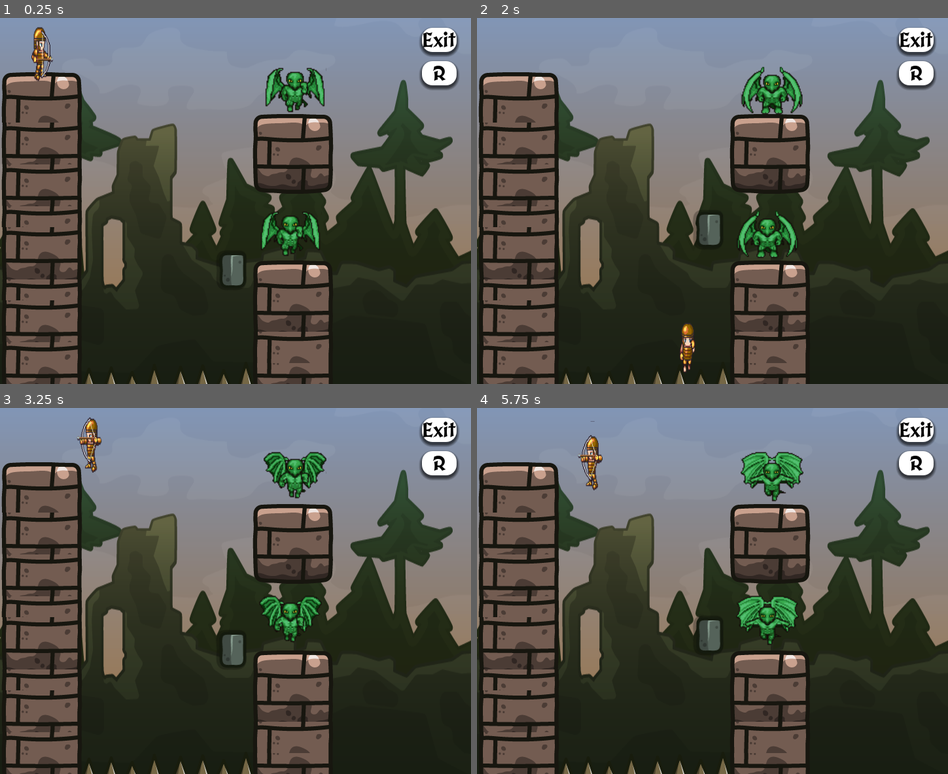
Above: before the commit, frames 1-4 (two rows, left to right).
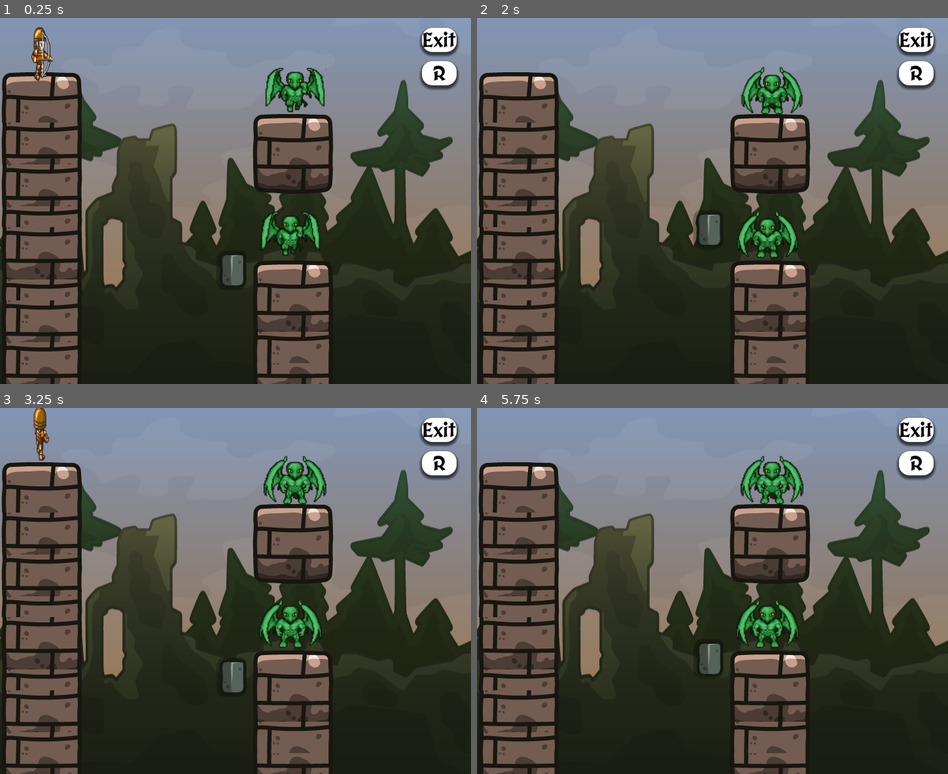
Above: after the commit, the same moments.

Repository: Vysubs28/360-No-Scope
Game: Godot game, scene res://Level/Level 2/Level2.tscn
Same seed, same stepped clock (60 frames per second), same inputs: the game is played once before the commit and once after it. This scene is started directly instead of the project's main scene.
Inputs:
- Up to frame 1 (0.25 s): no input
- Up to frame 2 (2 s): tap Enter (ui_accept) at 0.5, 0.77, 1.52 s; hold D (right) from 0.53 s (still down); tap Space (shoot) at 0.6 s; tap W (spin) at 1.35 s
- Up to frame 3 (3.25 s): release D (right) at 2.03 s; hold A (left) 2.03-2.78 s; tap Space (shoot) at 2.1 s; hold D (right) from 2.78 s (still down); tap W (spin) at 2.85 s; tap Enter (ui_accept) at 3.02 s
- Up to frame 4 (5.75 s): tap Space (shoot) at 3.6, 5.1 s; tap Enter (ui_accept) at 3.77, 4.52 s; release D (right) at 4.28 s; hold A (left) 4.28-5.03 s; tap W (spin) at 4.35 s; hold D (right) from 5.03 s (still down)

The runs differ from the first frame. In frame 1, 0.3% of the frame differs, in the area x 18-54%, y 95-100%; in frame 2, 0.5%; in frame 3, 4.0%, in the area x 7-70%, y 0-100%; in frame 4, 3.6%.

Commit message:
victory jump

Diff:
--- a/Level/Level 2/Level2.tscn
+++ b/Level/Level 2/Level2.tscn
@@ -13,6 +13,7 @@
 [ext_resource type="PackedScene" uid="uid://cyibs22jky283" path="res://Assets/Rockstar Studios/Enemies/enemy_1.tscn" id="8_x1m7g"]
 [ext_resource type="AudioStream" uid="uid://cndacdvmx3xve" path="res://Assets/Rockstar Studios/Music Asset For Medieval Theme/jump-sound-14839-[AudioTrimmer.com].mp3" id="9_4nsk6"]
 [ext_resource type="PackedScene" uid="uid://4pwgg6o8o7u0" path="res://Assets/Rockstar Studios/Enemies/trap_1.tscn" id="9_pfwbr"]
+[ext_resource type="PackedScene" uid="uid://du5ik1rnit0it" path="res://Test_Character/Character/end_collision.tscn" id="14_xn3ch"]
 
 [sub_resource type="TileSetAtlasSource" id="TileSetAtlasSource_nvntn"]
 texture = ExtResource("5_4fjv5")
@@ -246,10 +247,10 @@
 position = Vector2(14, 23)
 
 [node name="trap_1" parent="." instance=ExtResource("9_pfwbr")]
-position = Vector2(186, 560)
+position = Vector2(181, 983)
 
 [node name="trap_3" parent="." instance=ExtResource("9_pfwbr")]
-position = Vector2(326, 557)
+position = Vector2(330, 986)
 
 [node name="Enemy2" parent="." instance=ExtResource("8_x1m7g")]
 position = Vector2(432, 344)
@@ -272,6 +273,7 @@
 [node name="AnimatableBody2D" type="AnimatableBody2D" parent="Path2D" groups=["block"]]
 position = Vector2(352, 395)
 rotation = 1.56333
+scale = Vector2(1, 1)
 collision_mask = 18
 
 [node name="Sprite2D" type="Sprite2D" parent="Path2D/AnimatableBody2D"]
@@ -327,6 +329,8 @@
 text = "R
 "
 
+[node name="Area2D" parent="." instance=ExtResource("14_xn3ch")]
+
 [connection signal="enemy_died" from="TextureRect/Enemy1" to="." method="_on_enemy_1_enemy_died"]
 [connection signal="shoot" from="MC2" to="." method="_on_mc_2_shoot"]
 [connection signal="enemy_died" from="Enemy2" to="." method="_on_enemy_2_enemy_died"]
--- a/Level/Level 2/level2.gd
+++ b/Level/Level 2/level2.gd
@@ -35,6 +35,3 @@
 	enemies -= 1
 	if player and enemies == 0:
 		player.fly()
-		get_tree().change_scene_to_file("res://LevelMenu/NextLevel2.tscn")
-	else:
-		print("found an error")
--- a/Level/Level 3/level3.gd
+++ b/Level/Level 3/level3.gd
@@ -24,8 +24,4 @@
 
 func _on_enemy_1_enemy_died():
 	var player = get_node("MC3")
-	if player:
-		player.fly()
-		get_tree().change_scene_to_file("res://LevelMenu/NextLevel3.tscn")
-	else:
-		print("found an error")
+	player.fly()
--- a/Level/Level 3/level4.gd
+++ b/Level/Level 3/level4.gd
@@ -22,8 +22,4 @@
 
 func _on_enemy_1_enemy_died():
 	var player = get_node("MC")
-	if player:
-		player.fly()
-		get_tree().change_scene_to_file("res://LevelMenu/NextLevel4.tscn")
-	else:
-		print("found an error")
+	player.fly()
--- a/Level/Level 5/Level 5.gd
+++ b/Level/Level 5/Level 5.gd
@@ -31,8 +31,4 @@
 func _on_enemy_1_enemy_died():
 	print("We got to the signal")
 	var player = get_node("MC5")
-	if player:
-		player.fly()
-		get_tree().change_scene_to_file("res://Menu/main_menu.tscn")
-	else:
-		print("found an error")
+	player.fly()
--- a/Level/Level 5/Level 5.tscn
+++ b/Level/Level 5/Level 5.tscn
@@ -29,6 +29,7 @@
 [ext_resource type="AudioStream" uid="uid://deuca54n4x242" path="res://Assets/Rockstar Studios/Music Asset For Medieval Theme/monster-2-277522.mp3" id="13_sdhot"]
 [ext_resource type="PackedScene" uid="uid://4pwgg6o8o7u0" path="res://Assets/Rockstar Studios/Enemies/trap_1.tscn" id="14_8vx34"]
 [ext_resource type="FontFile" uid="uid://bf3ftd102gqik" path="res://Menu/MedievalSharp-Bold.ttf" id="15_t5yd8"]
+[ext_resource type="PackedScene" uid="uid://du5ik1rnit0it" path="res://Test_Character/Character/end_collision.tscn" id="30_0rr0v"]
 
 [sub_resource type="TileSetAtlasSource" id="TileSetAtlasSource_y8dru"]
 texture = ExtResource("4_rh0bx")
@@ -3306,6 +3307,9 @@
 "
 metadata/_edit_use_anchors_ = true
 
+[node name="Area2D" parent="." instance=ExtResource("30_0rr0v")]
+position = Vector2(542, -57)
+
 [connection signal="shoot" from="MC5" to="." method="_on_mc_shoot"]
 [connection signal="enemy_died" from="enemy_1" to="." method="_on_enemy_1_enemy_died"]
 [connection signal="pressed" from="CanvasLayer/exit" to="." method="_on_exit_pressed"]
Not shown: 1 places in Level/Level 2/Level2.tscn that only renumber resources
Not shown, changed: Level/Level 3/Level3.tscn
Not shown: 1 places in Level/Level 5/Level 5.tscn that only renumber resources
